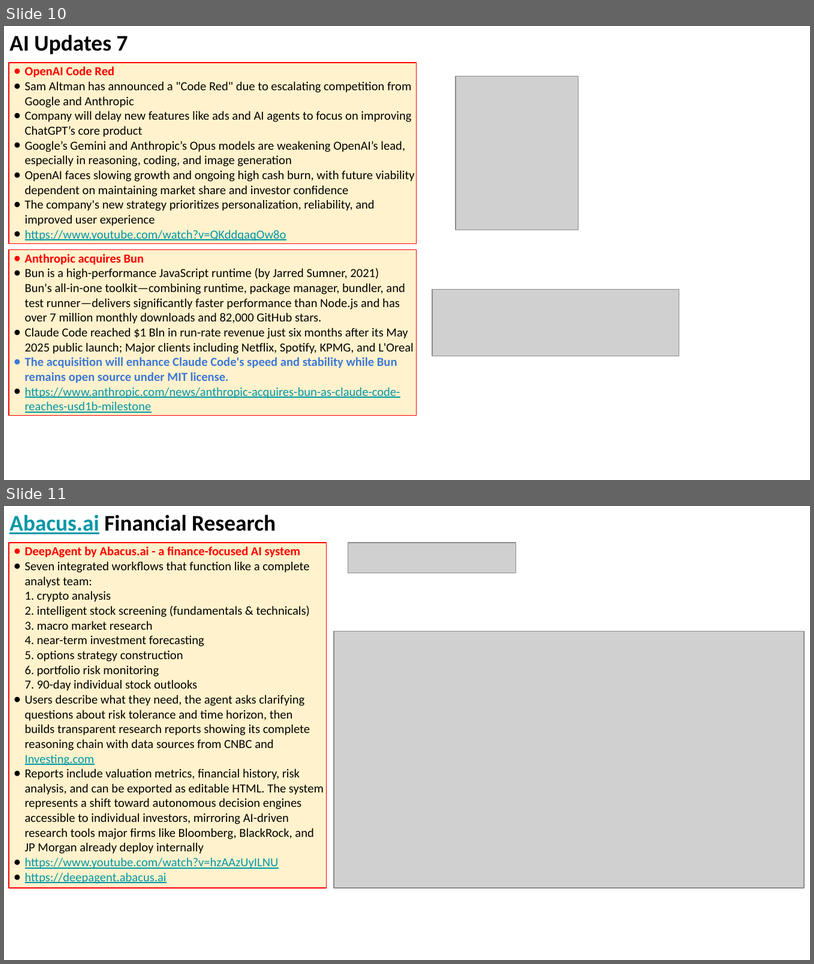
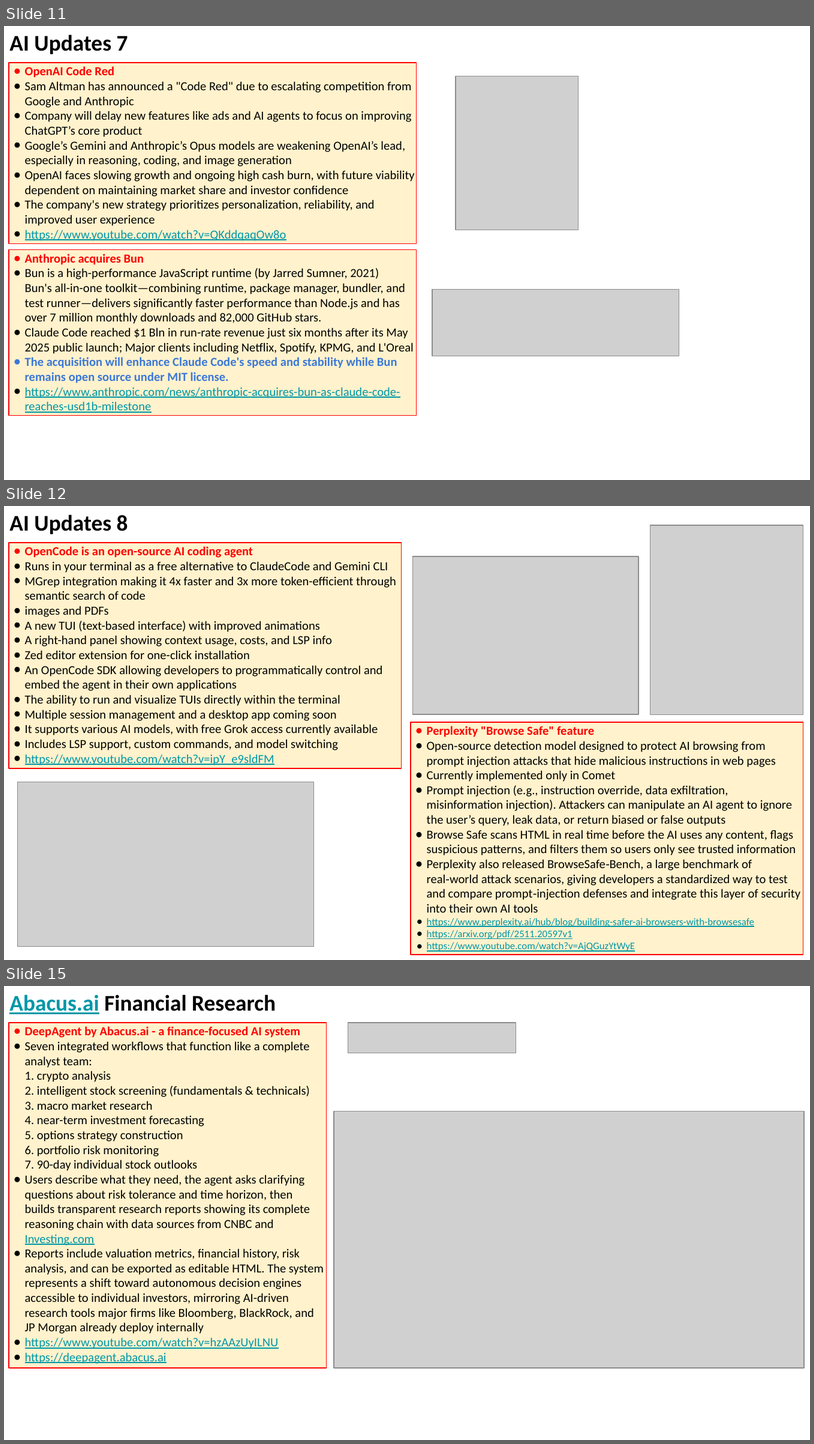
Before and after one commit to lselector/seminar, a slide deck: 2025/2025-12-05-AI-Updates.pptx. Shown one above the other, each under a label of ours: slides 10 and 11 before the commit, slides 11, 12 and 15 after it; the slides between them are not shown. The pictures are 814x964 and 814x1444 pixels, drawn with LibreOffice and Linux fonts; fonts in the diff are those of the drawing; grey boxes stand for pictures. Boxes give left, top, right and bottom in pixels: in the first picture for what was removed or moved away, otherwise in the second. Text is boxed around its words. In the diff, an @@ line names an element or a change of style, - is before the commit and + after.

```diff
--- a/2025/2025-12-05-AI-Updates.pptx
+++ b/2025/2025-12-05-AI-Updates.pptx
@@ slide 12 added at [4, 506, 810, 960], background #FFFFFF @@
@@ text added at [9, 514, 128, 534], 20 pt, text #000000, bold @@
+AI Updates 8
@@ picture added at [651, 525, 804, 714] @@
@@ rectangle added at [9, 542, 402, 768], fill #FFF2CC, outline #FF0000 0.75 pt, 11 pt, text #000000 @@
+● OpenCode is an open-source AI coding agent
+● Runs in your terminal as a free alternative to ClaudeCode and Gemini CLI
+● MGrep integration making it 4x faster and 3x more token-efficient through semantic search of code
+● images and PDFs
+● A new TUI (text-based interface) with improved animations
+● A right-hand panel showing context usage, costs, and LSP info
+● Zed editor extension for one-click installation
+● An OpenCode SDK allowing developers to programmatically control and embed the agent in their own applications
+● The ability to run and visualize TUIs directly within the terminal
+● Multiple session management and a desktop app coming soon
+● It supports various AI models, with free Grok access currently available
+● Includes LSP support, custom commands, and model switching
+● https://www.youtube.com/watch?v=ipY_e9sldFM
@@ picture added at [413, 557, 639, 715] @@
@@ rectangle added at [411, 722, 804, 954], fill #FFF2CC, outline #FF0000 0.75 pt, 11 pt, text #000000 @@
+● Perplexity "Browse Safe" feature
+● Open‑source detection model designed to protect AI browsing from prompt injection attacks that hide malicious instructions in web pages
+● Currently implemented only in Comet
+● Prompt injection (e.g., instruction override, data exfiltration, misinformation injection). Attackers can manipulate an AI agent to ignore the user’s query, leak data, or return biased or false outputs
+● Browse Safe scans HTML in real time before the AI uses any content, flags suspicious patterns, and filters them so users only see trusted information
+● Perplexity also released BrowseSafe‑Bench, a large benchmark of real‑world attack scenarios, giving developers a standardized way to test and compare prompt‑injection defenses and integrate this layer of security into their own AI tools
+● https://www.perplexity.ai/hub/blog/building-safer-ai-browsers-with-browsesafe
+● https://arxiv.org/pdf/2511.20597v1
+● https://www.youtube.com/watch?v=AjQGuzYtWyE
@@ picture added at [18, 782, 314, 946] @@
@@ what was slide 10 is now slide 11 @@
@@ what was slide 11 is now slide 15 @@
```
Also in this commit, not shown: 2 slides changed, 5 other slides added.
